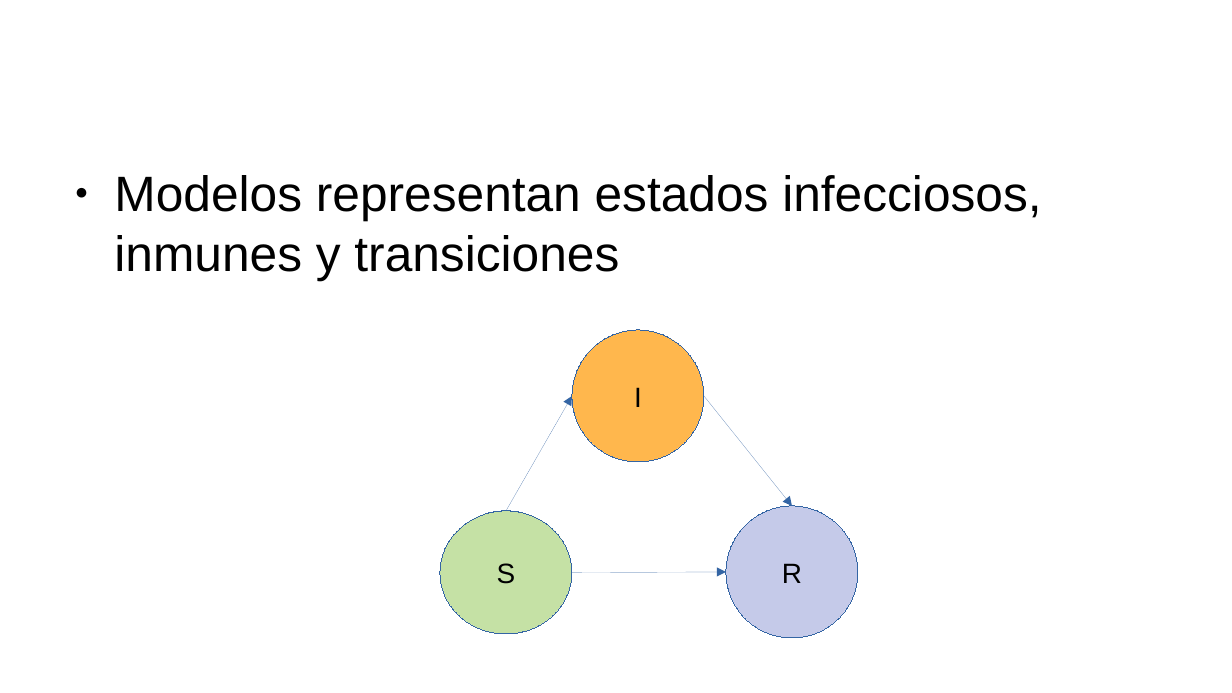
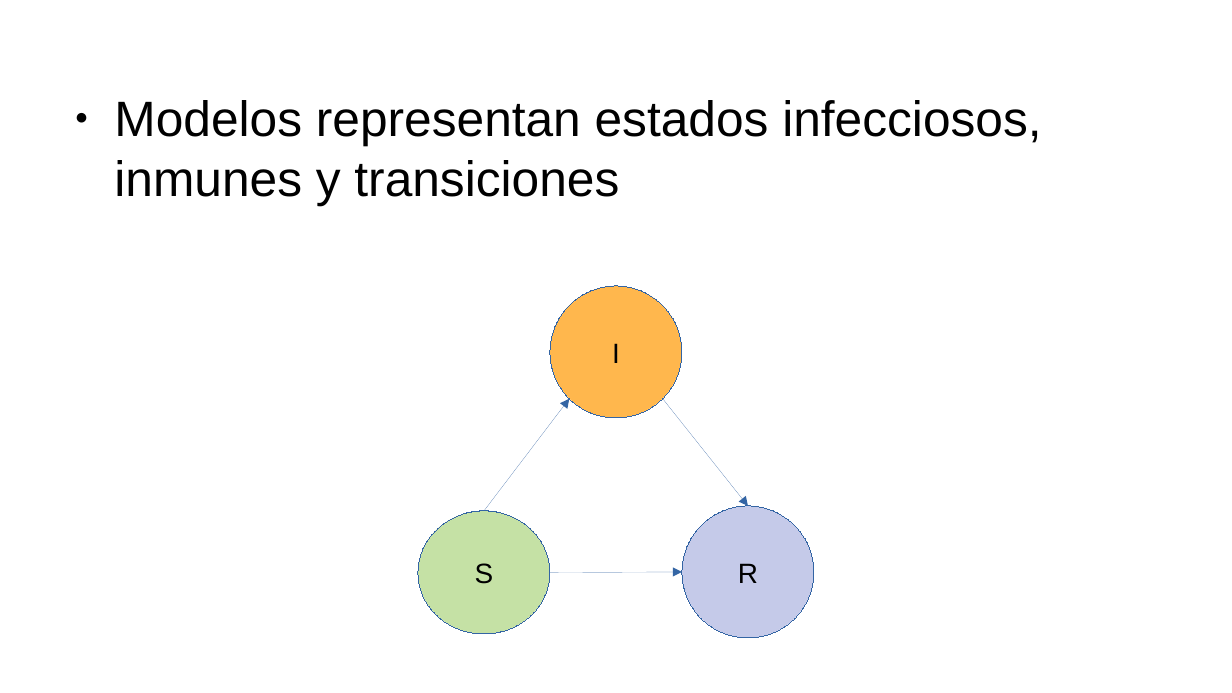
Before and after one commit to gerardommc/Ecologia-Teorica, a slide deck: slide 9 of Modelos-epi.odp. Drawn at 1232x693 pixels with LibreOffice and Linux fonts; fonts in the diff are those of the drawing. Boxes give left, top, right and bottom in pixels: in the first picture for what was removed or moved away, otherwise in the second. Text is boxed around its words. In the diff, an @@ line names an element or a change of style, - is before the commit and + after.

```diff
--- a/Modelos-epi.odp
+++ b/Modelos-epi.odp
@@ text "Modelos representan estados infecciosos, inmunes ...": place and size @@
-text "Modelos representan estados infecciosos, inmunes ..." at <box>114,175,1041,280</box>
+text "Modelos representan estados infecciosos, inmunes ..." at <box>114,100,1041,206</box>
@@ ellipse "I": place and size @@
-ellipse "I" at <box>572,330,704,462</box>
+ellipse "I" at <box>550,286,682,418</box>
@@ arrow moved from (506, 511) - (572, 396) to (484, 511) - (569, 399) @@
@@ arrow moved from (704, 396) - (793, 506) to (663, 399) - (748, 506) @@
@@ ellipse "R": place and size @@
-ellipse "R" at <box>727,506,859,638</box>
+ellipse "R" at <box>682,506,814,638</box>
@@ ellipse "S": place and size @@
-ellipse "S" at <box>440,511,572,634</box>
+ellipse "S" at <box>418,511,550,634</box>
@@ arrow moved from (572, 572) - (727, 572) to (550, 572) - (682, 572) @@
```
Also in this commit, not shown: 5 other slides changed, 11 slides added, 6 other files.
